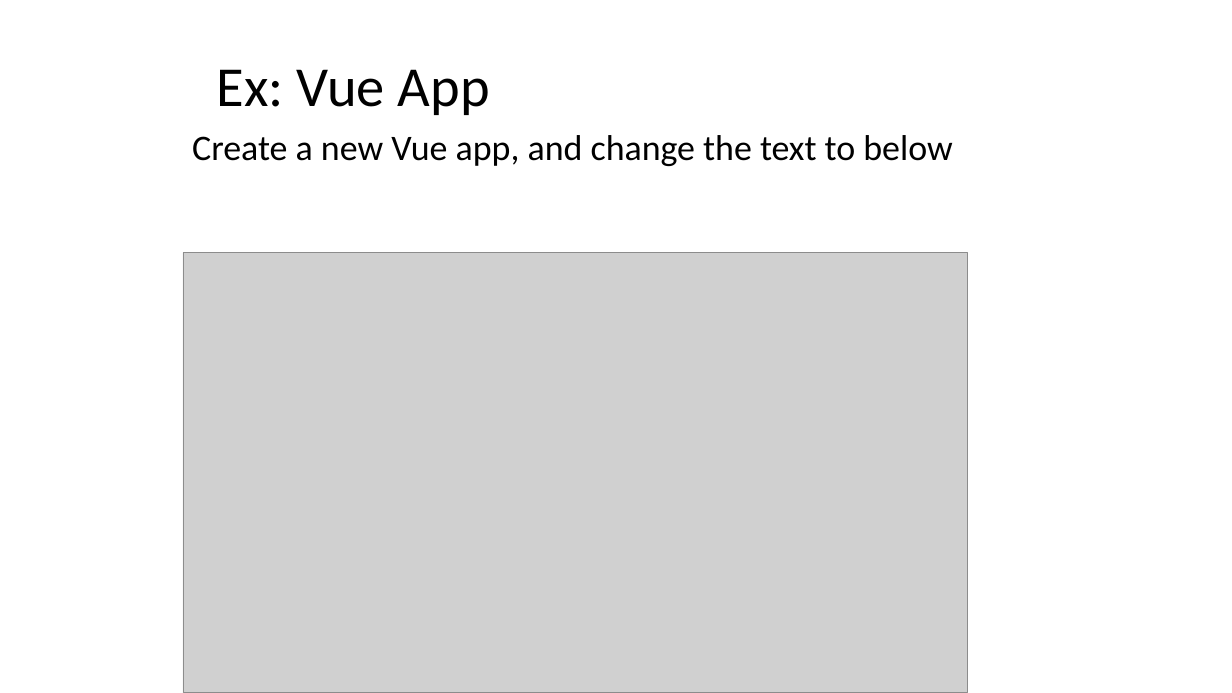
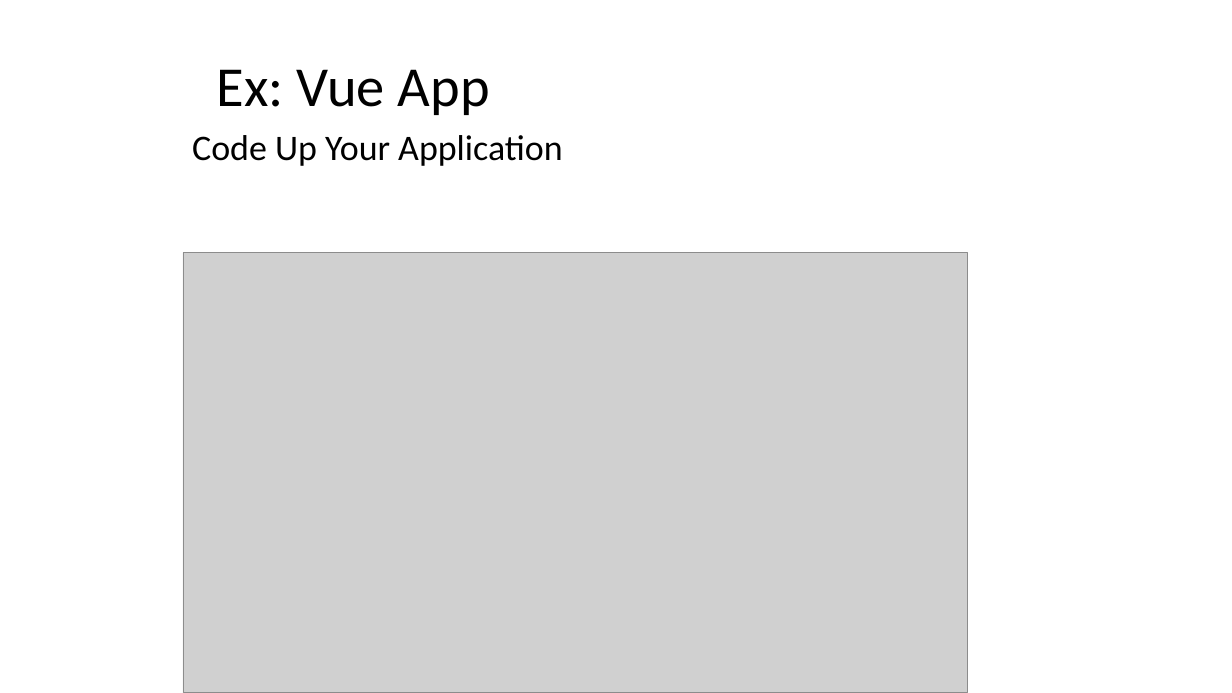
Before and after one commit to auzadventure/vue-advanced, a slide deck: slide 13 of Vue JS 102.pptx (slide 10 before the commit). Drawn at 1232x693 pixels with LibreOffice and Linux fonts; fonts in the diff are those of the drawing; grey boxes stand for pictures. Boxes give left, top, right and bottom in pixels: in the first picture for what was removed or moved away, otherwise in the second. Text is boxed around its words. In the diff, an @@ line names an element or a change of style, - is before the commit and + after.

```diff
--- a/Vue JS 102.pptx
+++ b/Vue JS 102.pptx
@@ text at [192,135,562,166]: text changed @@
-Create a new Vue app, and change the text to below
+Code Up Your Application
```
Also in this commit, not shown: 7 other slides changed, 4 slides added, 7 slides removed, 1 other file.
